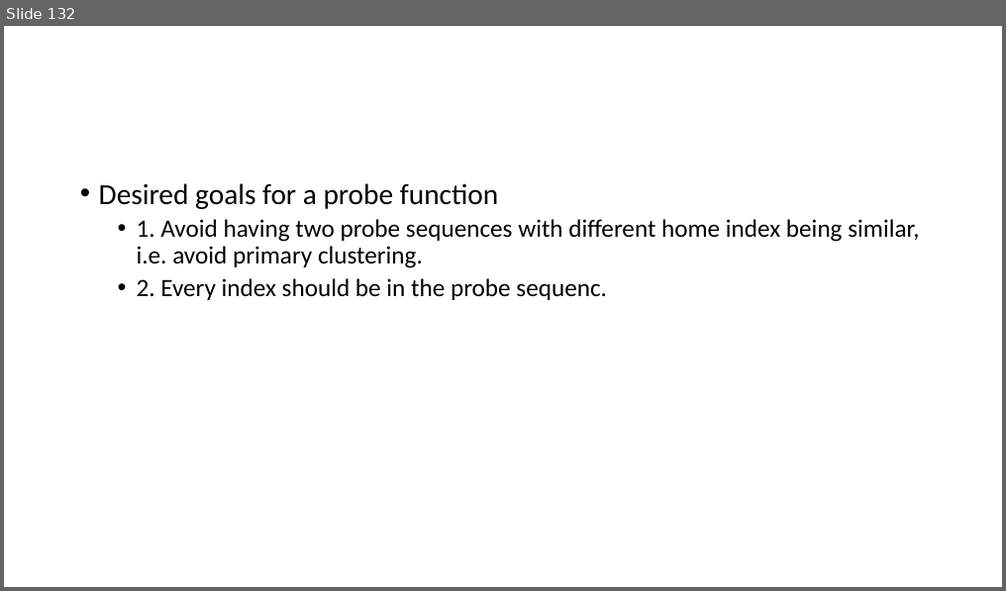
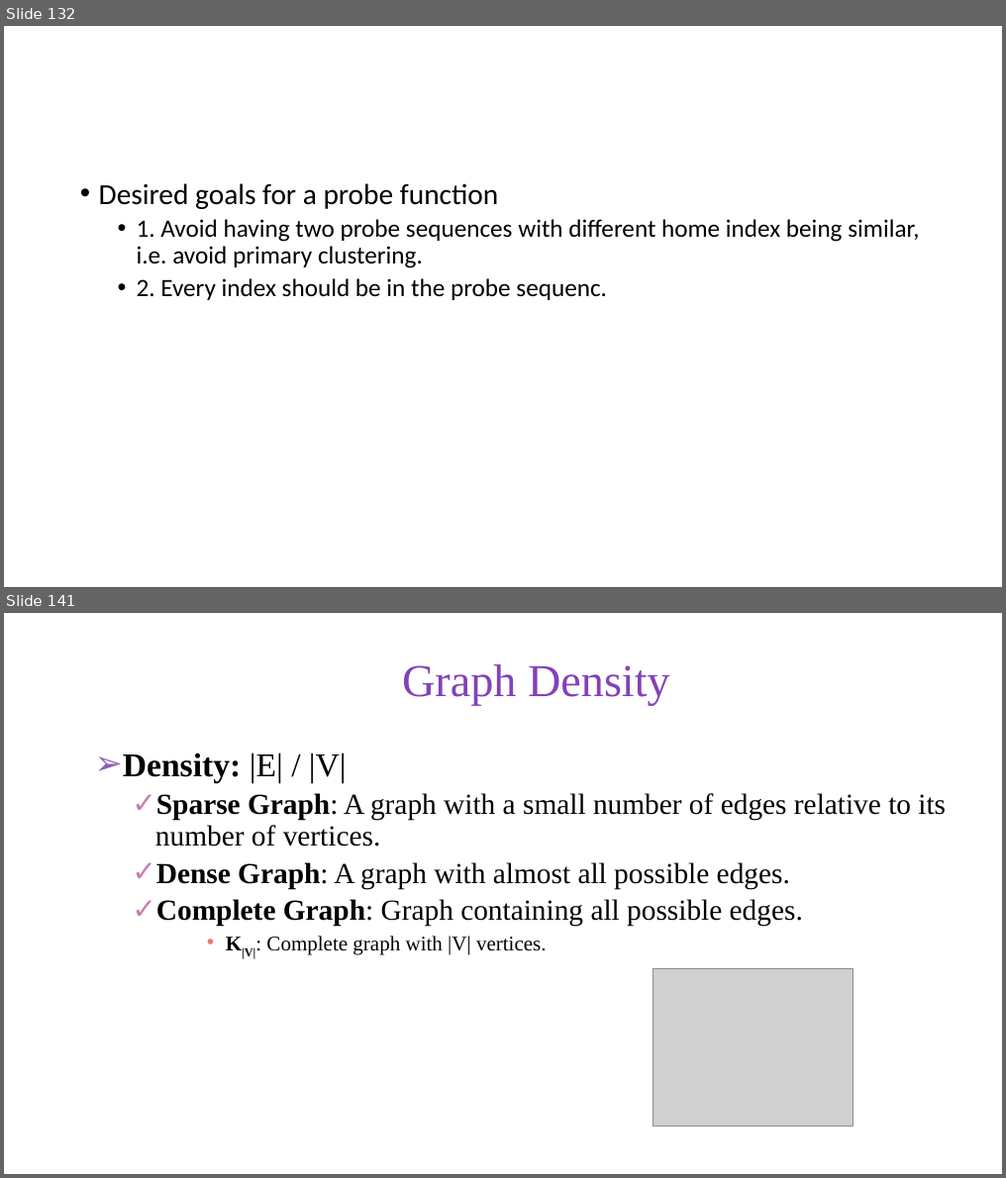
Before and after one commit to skalakm/232, a slide deck: notes.pptx. Shown one above the other, each under a label of ours: slide 132 before the commit, slides 132 and 141 after it; the slides between them are not shown. The pictures are 1006x591 and 1006x1178 pixels, drawn with LibreOffice and Linux fonts; fonts in the diff are those of the drawing; grey boxes stand for pictures; background and template pictures are left out. Boxes give left, top, right and bottom in pixels: in the first picture for what was removed or moved away, otherwise in the second. Text is boxed around its words. In the diff, an @@ line names an element or a change of style, - is before the commit and + after.

Commit message:
added graph stuff

```diff
--- a/notes.pptx
+++ b/notes.pptx
@@ slide 141 added at (x1=4, y1=613, x2=1002, y2=1174), background #FFFFFF @@
@@ title added at (x1=402, y1=664, x2=670, y2=705), 44 pt, text #8341BA @@
+Graph Density
@@ text added at (x1=123, y1=753, x2=945, y2=959), 28 pt, text #000000 @@
+➢ Density: |E| / |V|
+  ✓ Sparse Graph: A graph with a small number of edges relative to its number of vertices.
+  ✓ Dense Graph: A graph with almost all possible edges.
+  ✓ Complete Graph: Graph containing all possible edges.
+      • K|V|: Complete graph with |V| vertices.
@@ picture added at (x1=653, y1=968, x2=853, y2=1127) @@
```
Also in this commit, not shown: 8 other slides added.
